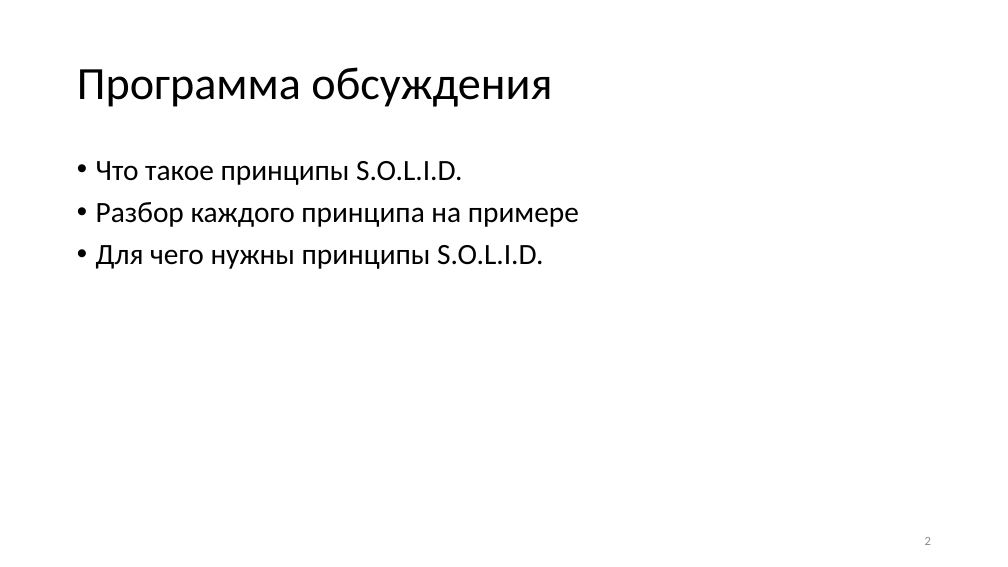
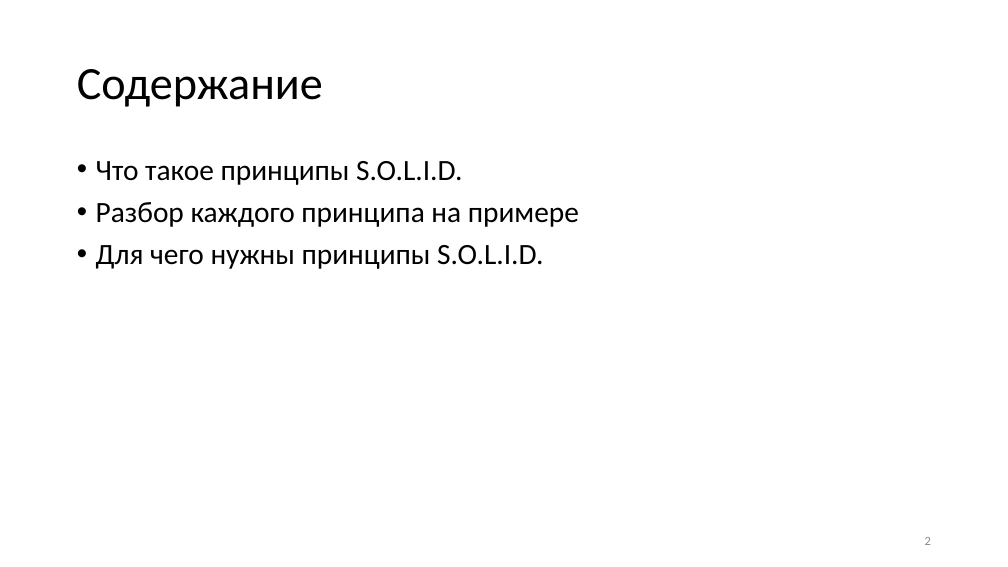
Before and after one commit to alexey-malov/ood, a slide deck: slide 2 of lectures/18.solid/Принципы SOLID.pptx. Drawn at 1008x567 pixels with LibreOffice and Linux fonts; fonts in the diff are those of the drawing. Boxes give left, top, right and bottom in pixels: in the first picture for what was removed or moved away, otherwise in the second. Text is boxed around its words. In the diff, an @@ line names an element or a change of style, - is before the commit and + after.

```diff
--- a/lectures/18.solid/Принципы SOLID.pptx
+++ b/lectures/18.solid/Принципы SOLID.pptx
@@ title at (x1=77, y1=69, x2=323, y2=107): text changed @@
-Программа обсуждения
+Содержание
```
Also in this commit, not shown: 3 other files.
